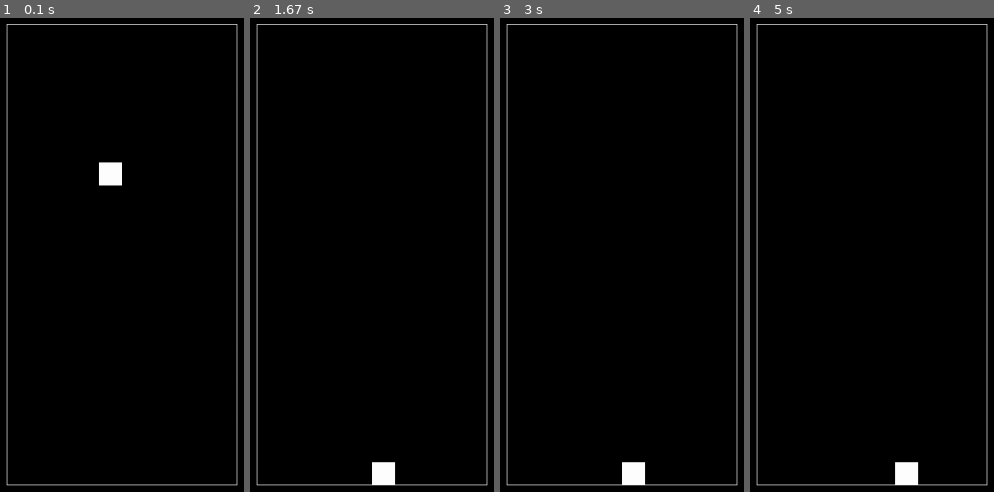
Above: before the commit, frames 1-4 (left to right).
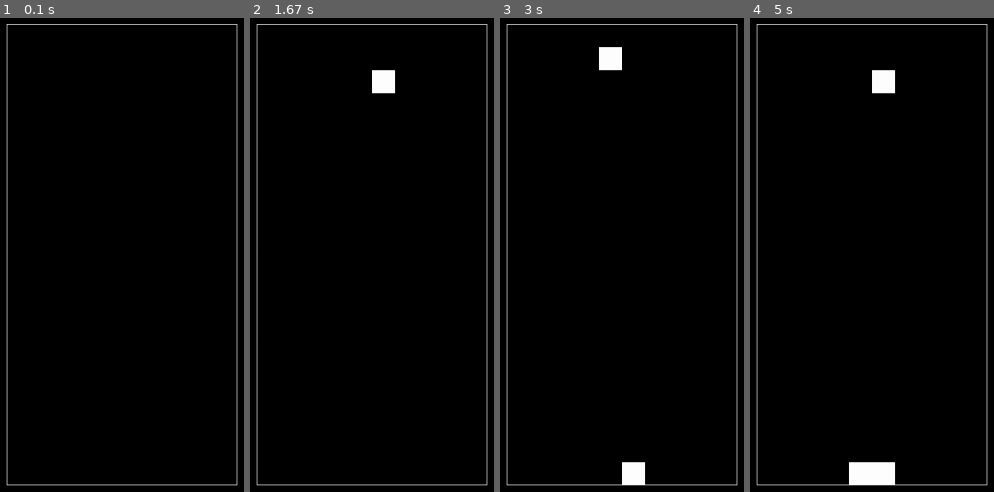
Above: after the commit, the same moments.

Repository: funa4i/pygame_tetris
Game: pygame game, started from main.py
Two runs of this game, one before a commit and one after it. Both use one fixed random seed, a clock stepped at 60 frames per second and the inputs below.
Inputs:
- Up to frame 1 (0.1 s): no input
- Up to frame 2 (1.67 s): hold D 0.33-0.8 s; hold D 0.83-1.3 s; hold A from 1.33 s (still down)
- Up to frame 3 (3 s): release A at 1.87 s; hold S 1.9-2.2 s; hold A 2.23-2.63 s; hold D from 2.67 s (still down)
- Up to frame 4 (5 s): release D at 3.3 s; hold S 3.33-3.7 s; hold A 3.73-4.2 s; hold D 4.23-4.7 s; hold D from 4.73 s (still down)

The runs differ from the first frame. In frame 1, 0.5% of the frame differs, in the area x 40-50%, y 30-36%; in frame 2, 0.9%; in frame 3, 0.5%; in frame 4, 1.9%, in the area x 40-70%, y 10-99%.

Commit message:
last_commit_without_spritse

Diff:
--- a/main.py
+++ b/main.py
@@ -6,7 +6,7 @@
 x_col = 10
 y_col = 20
 fps = 60
-pos_y_global = 30
+pos_y_global = 0
 flag = True
 
 
@@ -30,15 +30,16 @@
     def spawn_figure(self, num=0):
         global flag, pos_y_global
         self.x = 4
-        self.y = -1
+        self.y = 0
         self.pole[self.y][self.x] = 1
         flag = True
-        pos_y_global = 30
+        pos_y_global = 0
 
     def drop_item(self, x_change=0, y_change=1):
         self.pole[self.y][self.x] = 0
         if self.y != 19:
             self.y += y_change
+            print(self.y)
         self.x += x_change
         self.pole[self.y][self.x] = 1
 
@@ -62,13 +63,17 @@
                 if event.key == pygame.K_d:
                     if play.x != 9:
                         play.drop_item(1, 0)
+                if event.key == pygame.K_s:
+                    h = 19 - play.y
+                    play.drop_item(0, h)
+                    play.spawn_figure()
     screen.fill((0, 0, 0))
     play.render()
-    play.drop_item()
     pygame.display.flip()
-    if pos_y_global < 720:
+    if pos_y_global < 755:
         pos_y_global += 100 // fps
         if pos_y_global % 35 == 0:
+            print(pos_y_global)
             play.drop_item(0, 1)
     else:
         flag = False
